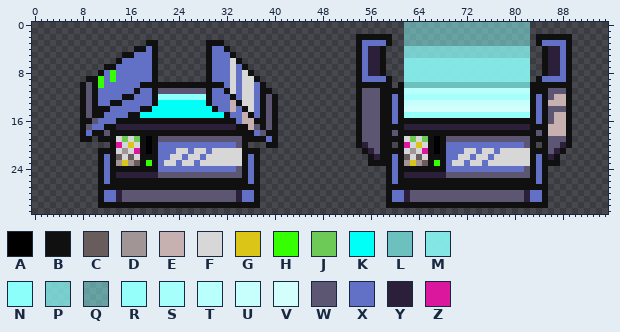
Sprite sheet, stored at assets/objets/coffreAnim.png. The picture above is the old version.
The file is 96x32 pixels. Colours within 5 levels of each other are drawn and written as one.
Palette (. is transparent): A #000000  B #101010  C #695c5c  D #a29595  E #c6b0b0  F #d7d7d7  G #dbc617  H #37ff03  J #6eca56  K #00fff6  L #6cc1be  M #8dfffbde  N #8dfffb  P #8dfffbbe  Q #8dfffb7e  R #95fffa  S #a7fffb  T #b9fffc  U #c7fffc  V #d2fffc  W #5c5672  X #6270c6  Y #2b1f39  Z #db179e
The result:
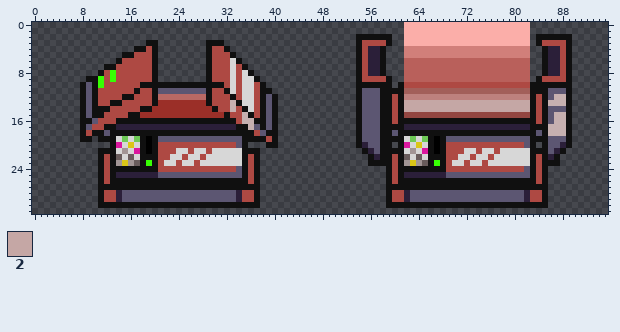
Colours new in this view: 2 #c5a7a5
Changes in this commit:
Colour K changes from #00fff6 to #9b2f28.
Colour M changes from #8dfffbde to #b9605b.
Colour N changes from #8dfffb to #b96964.
Colour P changes from #8dfffbbe to #d17f7a.
Colour Q changes from #8dfffb7e to #fbaea9.
Colour R changes from #95fffa to #934641.
Colour S changes from #a7fffb to #bd817e.
Colour T changes from #b9fffc to #a25f5a.
Colour X changes from #6270c6 to #ae4943.
The author changed colour U to colour 2 in row 13 at x 62 to 82.
The author changed colour V to colour 2 in row 14 at x 62 to 82.
The author changed colour L to colour X in row 10 at x 62 to 82.
Pixel boxes of the changes (left, top, right, bottom) in both pictures:
changed: (362, 22, 566, 202)
changed: (86, 46, 272, 202)
